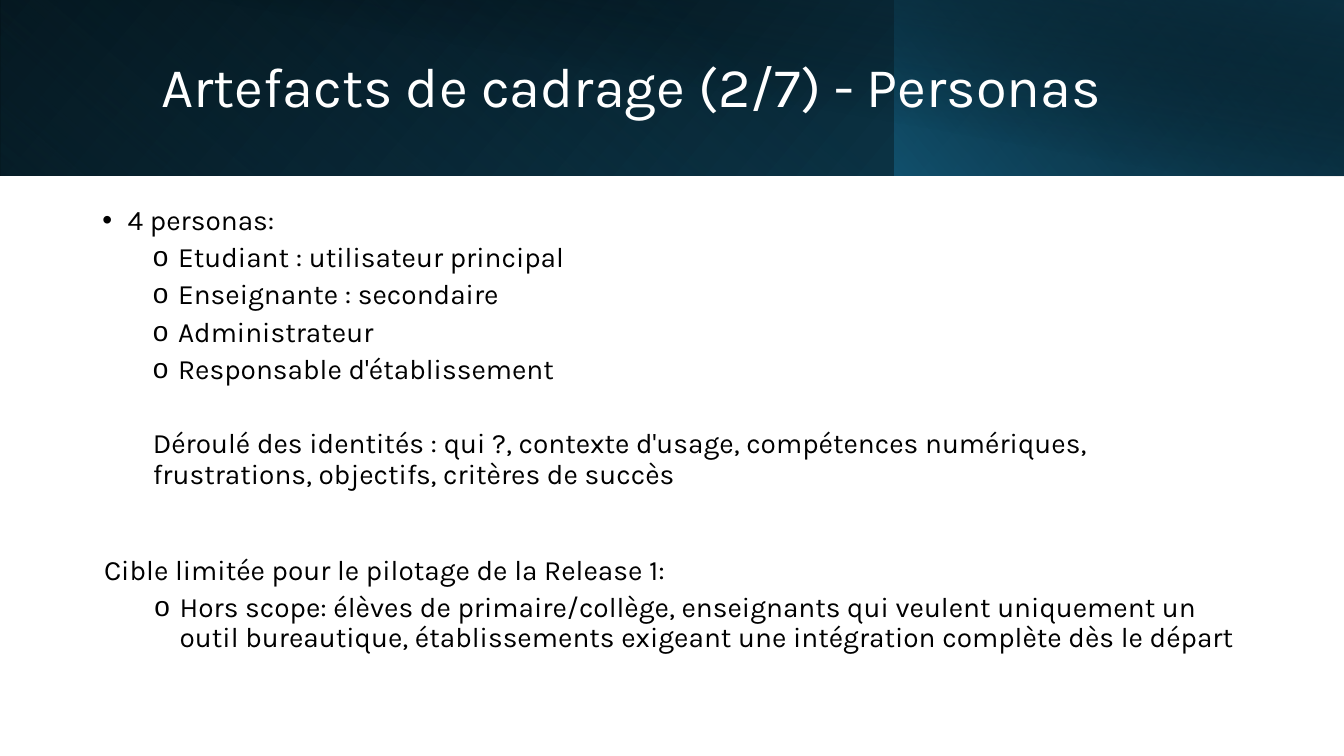
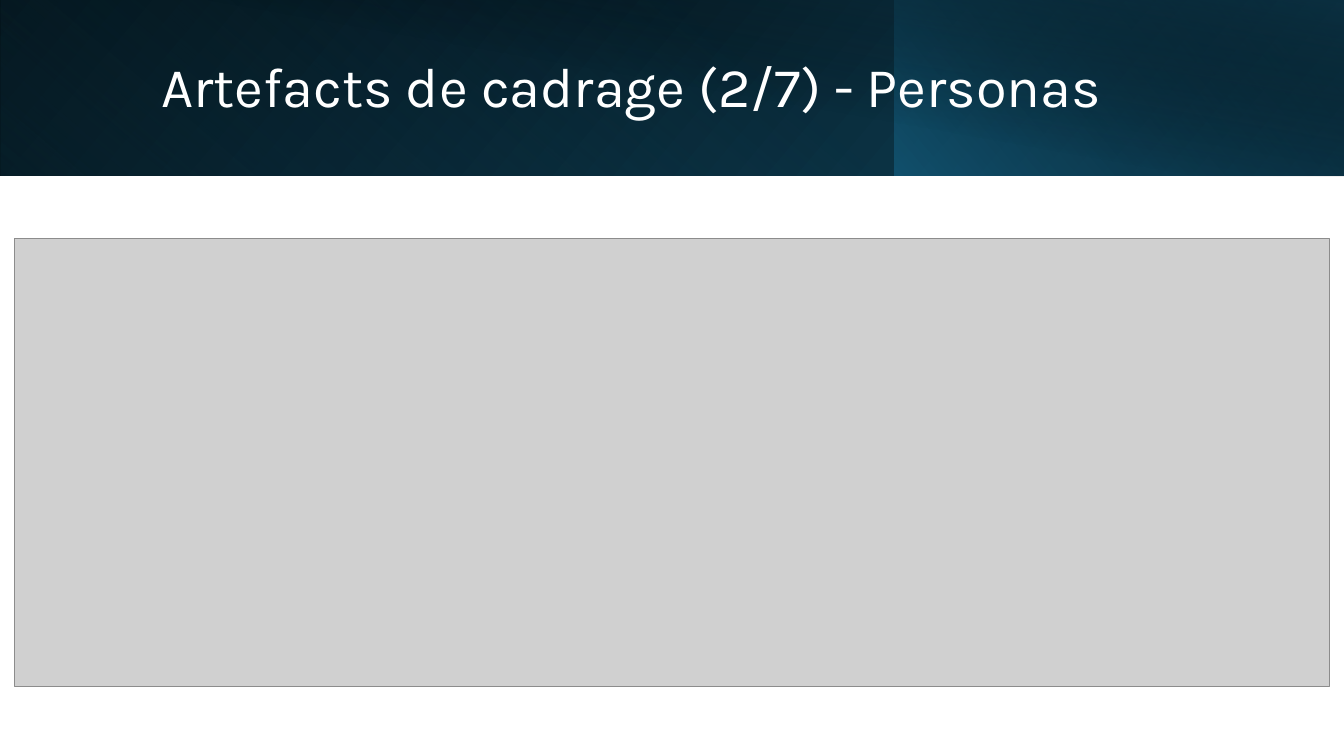
Before and after one commit to EQUIPE-4-APOCALIPSSI/IPSSI_APOCAL_KIT, a slide deck: slide 5 of docs/soutenance/Soutenance_EQUIPE-4_APOCALIPSSI.pptx. Drawn at 1344x756 pixels with LibreOffice and Linux fonts; fonts in the diff are those of the drawing; grey boxes stand for pictures. Boxes give left, top, right and bottom in pixels: in the first picture for what was removed or moved away, otherwise in the second. Text is boxed around its words. In the diff, an @@ line names an element or a change of style, - is before the commit and + after.

```diff
--- a/docs/soutenance/Soutenance_EQUIPE-4_APOCALIPSSI.pptx
+++ b/docs/soutenance/Soutenance_EQUIPE-4_APOCALIPSSI.pptx
@@ picture added at box(14, 239, 1329, 687) @@
@@ text removed at box(128, 212, 1086, 491) @@
-• 4 personas:
-  o Etudiant : utilisateur principal
-  o Enseignante : secondaire
-  o Administrateur
-  o Responsable d'établissement
-  Déroulé des identités : qui ?, contexte d'usage, compétences numériques, frustrations, objectifs, critères de succès
@@ text removed at box(104, 558, 1233, 654) @@
-Cible limitée pour le pilotage de la Release 1:
-  o Hors scope: élèves de primaire/collège, enseignants qui veulent uniquement un outil bureautique, établissements exigeant une intégration complète dès le départ
```
Also in this commit, not shown: 3 other slides changed, 8 slides added.
